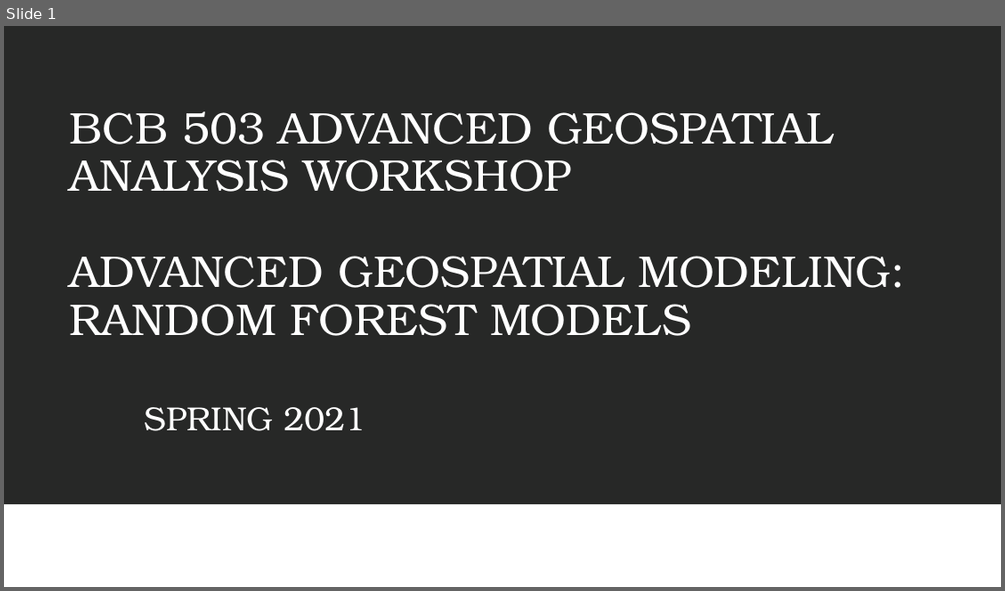
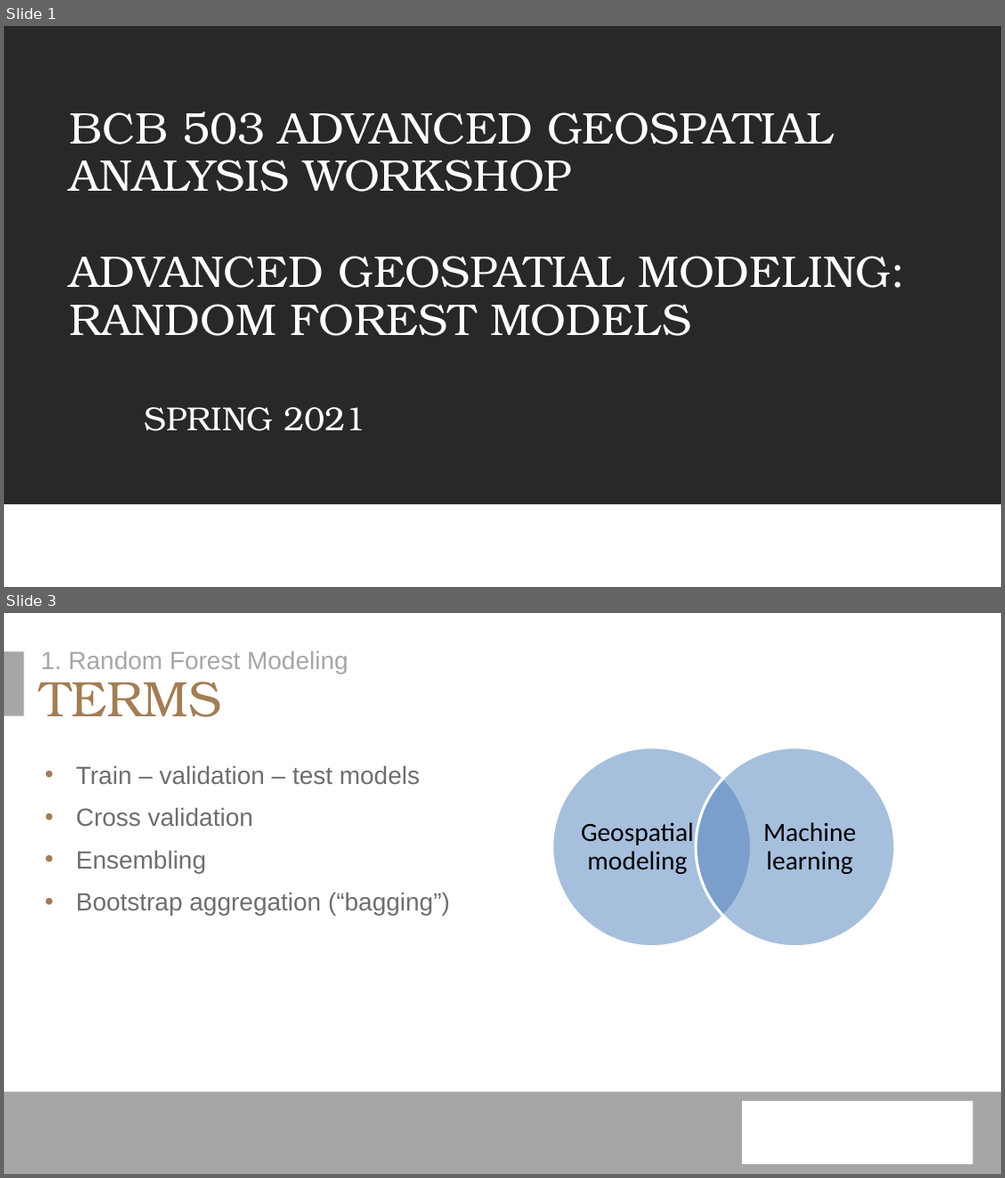
Before and after one commit to erichseamon/BCB503_advanced_geospatial_workshop, a slide deck: doc/BCB_Intro_Advanced_Analysis_2_2021.pptx. Shown one above the other, each under a label of ours: slide 1 before the commit, slides 1 and 3 after it; the slides between them are not shown. The pictures are 1005x591 and 1005x1178 pixels, drawn with LibreOffice and Linux fonts; fonts in the diff are those of the drawing; background and template pictures are left out. Boxes give left, top, right and bottom in pixels: in the first picture for what was removed or moved away, otherwise in the second. Text is boxed around its words. In the diff, an @@ line names an element or a change of style, - is before the commit and + after.

```diff
--- a/doc/BCB_Intro_Advanced_Analysis_2_2021.pptx
+++ b/doc/BCB_Intro_Advanced_Analysis_2_2021.pptx
@@ slide 3 added at bbox=[4, 613, 1001, 1174], background #FFFFFF @@
@@ rectangle added at bbox=[4, 652, 24, 716], fill #A6A6A6 @@
@@ text added at bbox=[40, 651, 348, 674], 18 pt, text #A6A6A6 @@
+1. Random Forest Modeling
@@ title added at bbox=[40, 682, 222, 717], 36 pt, text #A27E55 @@
+TERMS
@@ text added at bbox=[76, 765, 450, 916], 18 pt, text #6E6E6E @@
+• Train – validation – test models
+• Cross validation
+• Ensembling
+• Bootstrap aggregation (“bagging”)
@@ group added at bbox=[552, 747, 895, 947]: 2 ellipses, 2 texts @@
+Geospatial modeling
+Machine learning
@@ rectangle added at bbox=[4, 1092, 1001, 1173], fill #A6A6A6 @@
@@ rectangle added at bbox=[742, 1101, 973, 1163], fill #FFFFFF @@
```
Also in this commit, not shown: 2 slides changed.
